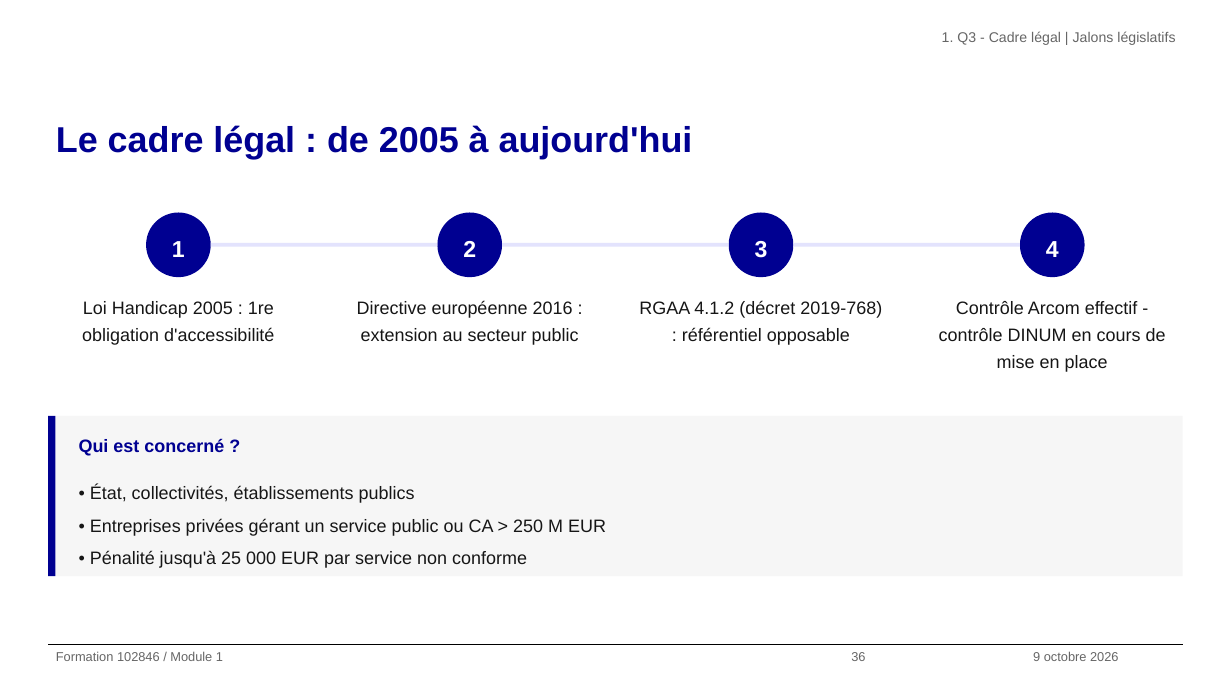
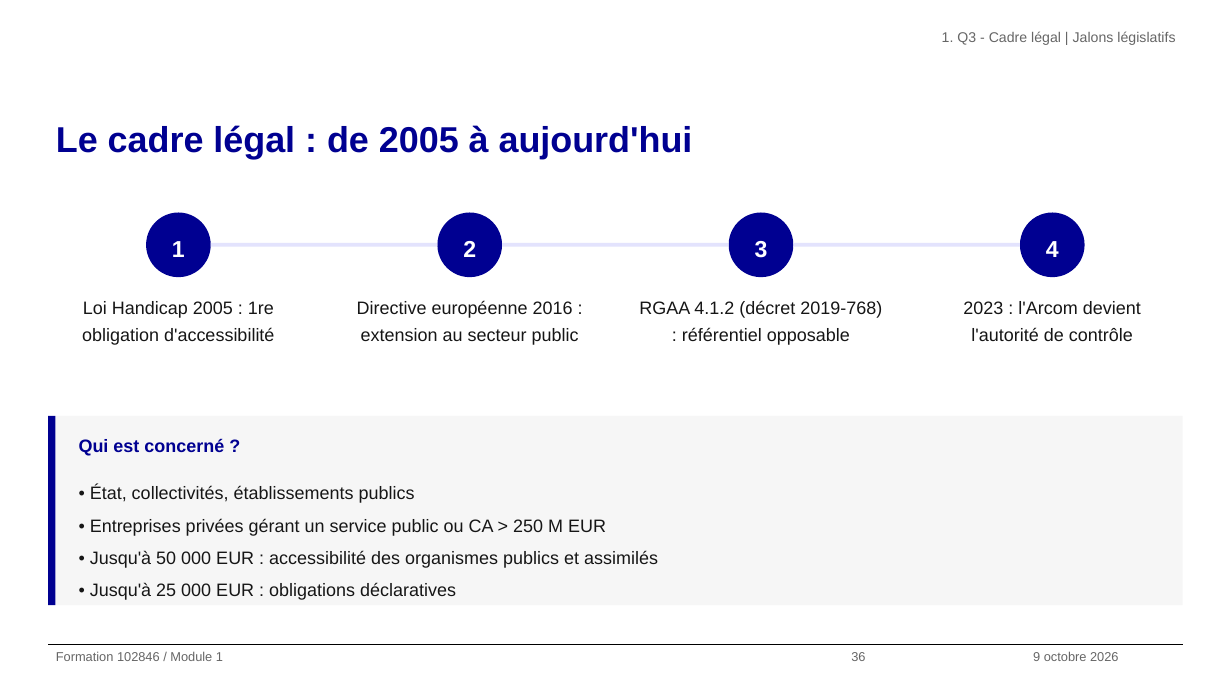
Before and after one commit to alexandra-guiderdoni/usine-fabrication-igpde-102846-ay11, a slide deck: slide 36 of livrables-IGPDE-2026-102846/Formateur/support-formation-102846-2026-IGPDE.pptx. Drawn at 1232x693 pixels with LibreOffice and Linux fonts; fonts in the diff are those of the drawing; background and template pictures are left out. Boxes give left, top, right and bottom in pixels: in the first picture for what was removed or moved away, otherwise in the second. Text is boxed around its words. In the diff, an @@ line names an element or a change of style, - is before the commit and + after.

```diff
--- a/livrables-IGPDE-2026-102846/Formateur/support-formation-102846-2026-IGPDE.pptx
+++ b/livrables-IGPDE-2026-102846/Formateur/support-formation-102846-2026-IGPDE.pptx
@@ text at (x1=963, y1=301, x2=1141, y2=341): text changed @@
-Contrôle Arcom effectif - contrôle DINUM en cours de mise en place
+2023 : l'Arcom devient l'autorité de contrôle
@@ rectangle resized from (x1=48, y1=416, x2=55, y2=577) to (x1=48, y1=416, x2=55, y2=605) @@
@@ rectangle resized from (x1=55, y1=416, x2=1183, y2=577) to (x1=55, y1=416, x2=1183, y2=605) @@
@@ text at (x1=90, y1=550, x2=658, y2=600): text changed @@
-• Pénalité jusqu'à 25 000 EUR par service non conforme
+• Jusqu'à 50 000 EUR : accessibilité des organismes publics et assimilés
+• Jusqu'à 25 000 EUR : obligations déclaratives
```
Also in this commit, not shown: 7 other slides changed, 18 other files.
